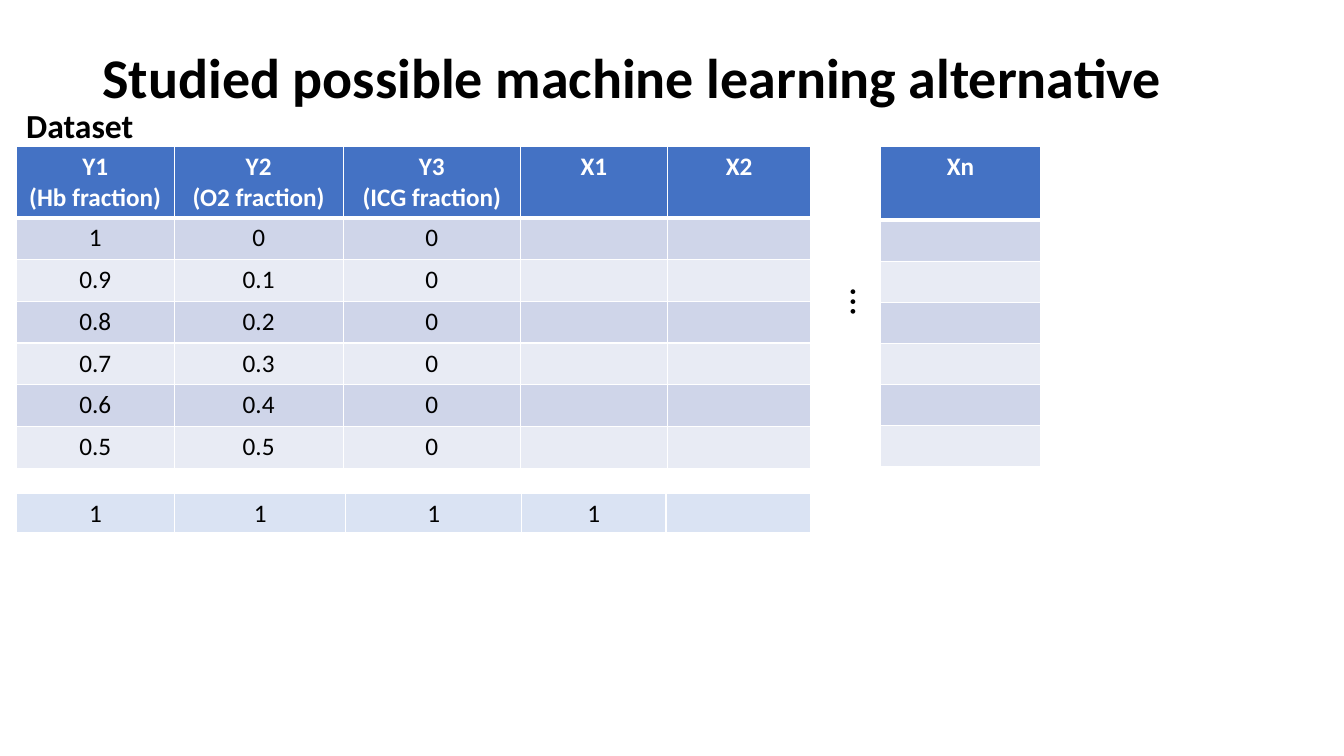
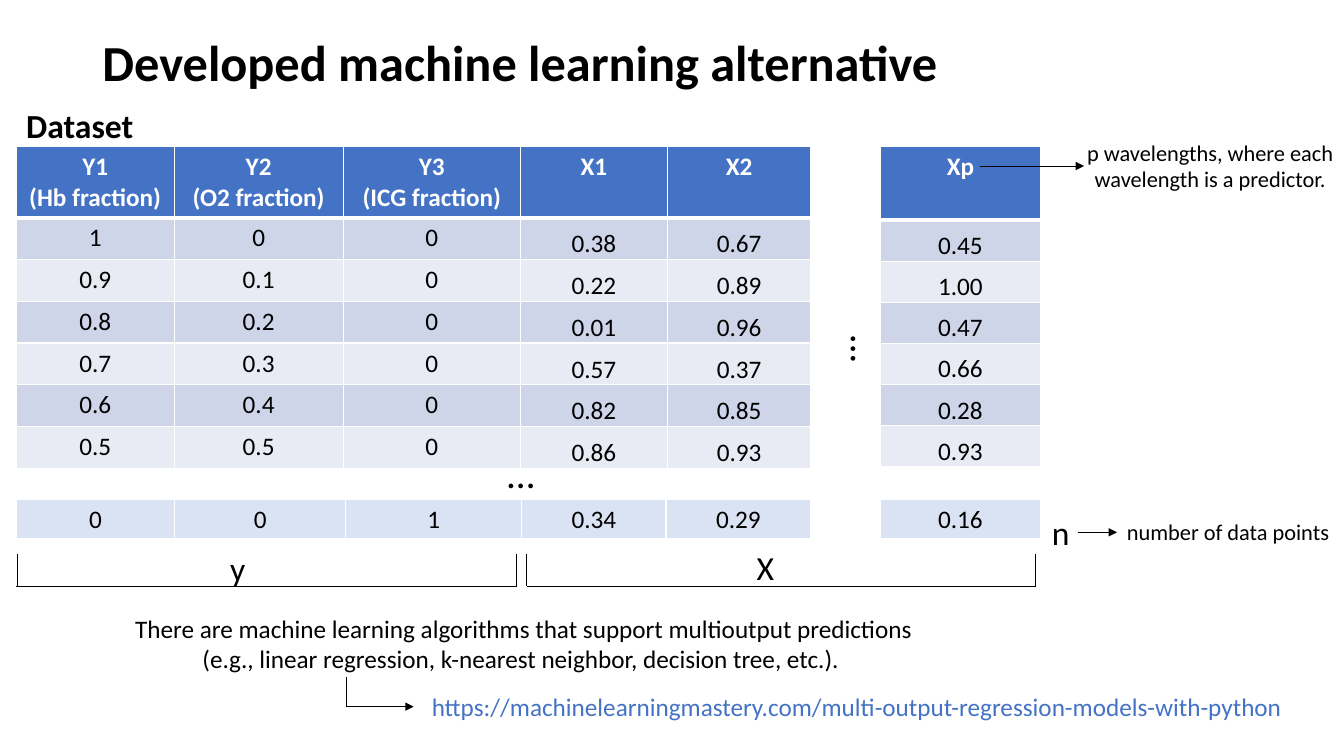
Before and after one commit to kylemjonesislanders/md-anderson, a slide deck: slide 6 of spectral-unmixing/ppt_presentations/midterm_project_report.pptx. Drawn at 1344x756 pixels with LibreOffice and Linux fonts; fonts in the diff are those of the drawing. Boxes give left, top, right and bottom in pixels: in the first picture for what was removed or moved away, otherwise in the second. Text is boxed around its words. In the diff, an @@ line names an element or a change of style, - is before the commit and + after.

```diff
--- a/spectral-unmixing/ppt_presentations/midterm_project_report.pptx
+++ b/spectral-unmixing/ppt_presentations/midterm_project_report.pptx
@@ title at box(102, 45, 937, 90): text changed; size 40 to 36 pt @@
-Studied possible machine learning alternative
+Developed machine learning alternative
@@ table at box(16, 146, 812, 467) @@
-row 2, column 4: 
+row 2, column 4: 0.38
-row 2, column 5: 
+row 2, column 5: 0.67
-row 3, column 4: 
+row 3, column 4: 0.22
-row 3, column 5: 
+row 3, column 5: 0.89
-row 4, column 4: 
+row 4, column 4: 0.01
-row 4, column 5: 
+row 4, column 5: 0.96
-row 5, column 4: 
+row 5, column 4: 0.57
-row 5, column 5: 
+row 5, column 5: 0.37
-row 6, column 4: 
+row 6, column 4: 0.82
-row 6, column 5: 
+row 6, column 5: 0.85
-row 7, column 4: 
+row 7, column 4: 0.86
-row 7, column 5: 
+row 7, column 5: 0.93
@@ table at box(881, 146, 1041, 467) @@
-row 1, column 1: Xn
+row 1, column 1: Xp
-row 2, column 1: 
+row 2, column 1: 0.45
-row 3, column 1: 
+row 3, column 1: 1.00
-row 4, column 1: 
+row 4, column 1: 0.47
-row 5, column 1: 
+row 5, column 1: 0.66
-row 6, column 1: 
+row 6, column 1: 0.28
-row 7, column 1: 
+row 7, column 1: 0.93
@@ text added at box(1087, 145, 1333, 191), 16 pt, text #000000 @@
+p wavelengths, where each wavelength is a predictor.
@@ arrow added from (981, 166) to (1084, 166), #000000 0.5 pt @@
@@ text "…": place and size @@
-text "…" at box(811, 273, 869, 325)
+text "…" at box(811, 320, 869, 373)
@@ text added at box(498, 445, 551, 502), 28 pt, text #000000 @@
+…
@@ table at box(16, 500, 812, 540) @@
-row 1: 1 | 1 | 1 | 1 | 
+row 1: 0 | 0 | 1 | 0.34 | 0.29
@@ table: place and size @@
-table at box(16, 494, 812, 534)
+table at box(16, 500, 812, 540)
@@ table added at box(881, 500, 1041, 540), 1 rows, 1 columns @@
+0.16
@@ text added at box(1052, 528, 1070, 545), 24 pt, text #000000 @@
+n
@@ arrow added from (1078, 532) to (1117, 532), #000000 0.5 pt @@
@@ text added at box(1127, 524, 1329, 544), 16 pt, text #000000 @@
+number of data points
@@ line added from (17, 555) to (17, 586), #000000 0.5 pt @@
@@ text added at box(230, 565, 245, 587), 24 pt, text #000000 @@
+y
@@ line added from (516, 555) to (516, 586), #000000 0.5 pt @@
@@ line added from (527, 555) to (527, 586), #000000 0.5 pt @@
@@ text added at box(757, 558, 774, 587), 24 pt, text #000000 @@
+X
@@ line added from (1035, 555) to (1035, 586), #000000 0.5 pt @@
@@ line added from (16, 586) to (516, 586), #000000 0.5 pt @@
@@ line added from (527, 586) to (1035, 586), #000000 0.5 pt @@
@@ text added at box(135, 620, 911, 673), 18 pt, text #000000 @@
+There are machine learning algorithms that support multioutput predictions (e.g., linear regression, k-nearest neighbor, decision tree, etc.).
@@ line added from (347, 677) to (347, 707), #000000 0.5 pt @@
@@ arrow added from (347, 707) to (413, 707), #000000 0.5 pt @@
@@ text added at box(432, 698, 1281, 721), 18 pt, text #4472C4 @@
+https://machinelearningmastery.com/multi-output-regression-models-with-python
```
Also in this commit, not shown: 2 other slides changed, 4 slides added.
